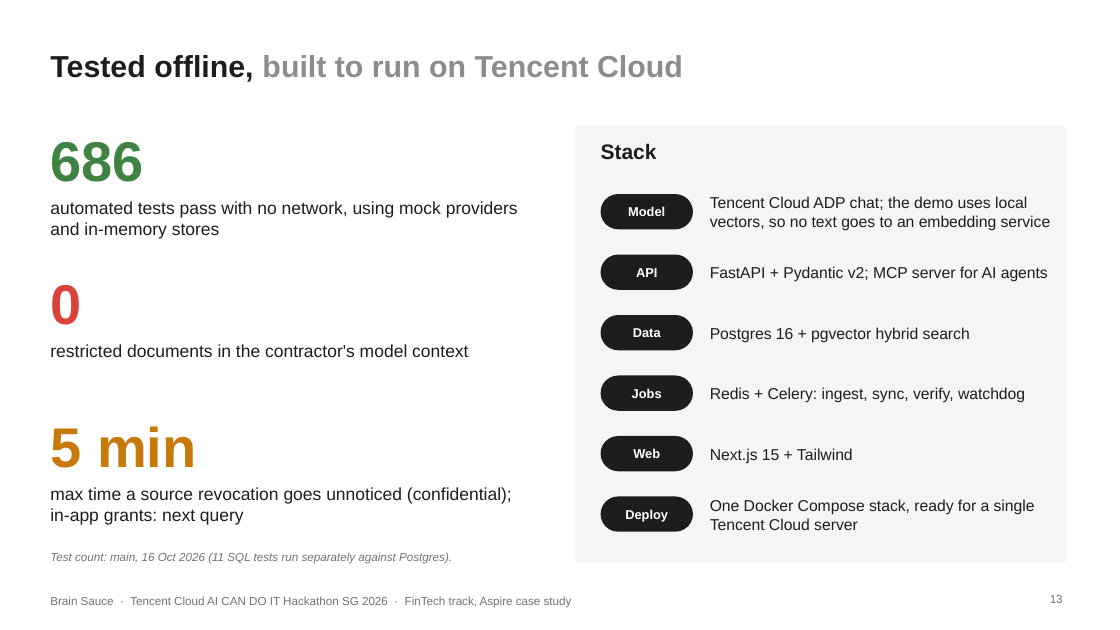
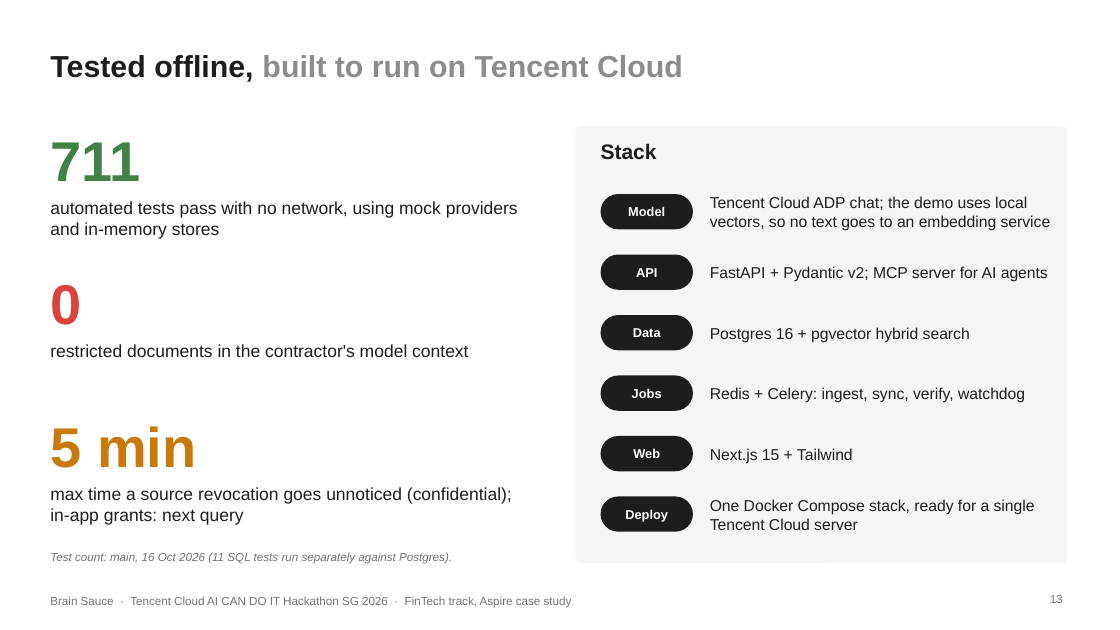
Before and after one commit to pavan2184/tencent-hack, a slide deck: slide 13 of docs/presentations/internal-brain-architecture-submission.pptx. Drawn at 1120x630 pixels with LibreOffice and Linux fonts; fonts in the diff are those of the drawing. Boxes give left, top, right and bottom in pixels: in the first picture for what was removed or moved away, otherwise in the second. Text is boxed around its words. In the diff, an @@ line names an element or a change of style, - is before the commit and + after.

```diff
--- a/docs/presentations/internal-brain-architecture-submission.pptx
+++ b/docs/presentations/internal-brain-architecture-submission.pptx
@@ text at box(50, 142, 140, 181): text changed @@
-686
+711
```
Also in this commit, not shown: 4 other files.
